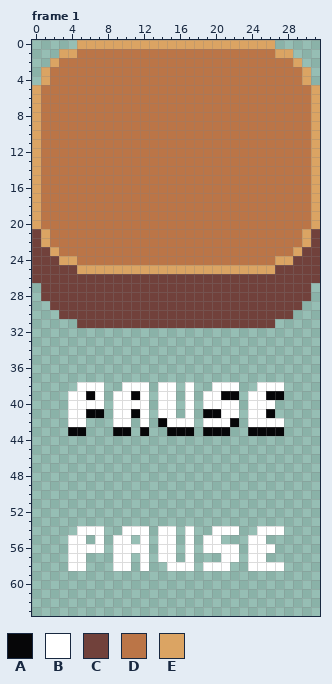
One commit to this pixel-art file: assets/UI.ase. The picture above was drawn from the file before the commit.
32x64 pixels, 3 frames. Shown: frame 1. The commit also changed other frames, which this record leaves out.
Palette (. is transparent): A #060608  B #ffffff  C #71413b  D #bb7547  E #dba463
Pixels before, frame 1, first column x 0:
 0 .....EEEEEEEEEEEEEEEEEEEEEE.....
 1 ...EEDDDDDDDDDDDDDDDDDDDDDDEE...
 2 ..EDDDDDDDDDDDDDDDDDDDDDDDDDDE..
 3 .EDDDDDDDDDDDDDDDDDDDDDDDDDDDDE.
 4 .EDDDDDDDDDDDDDDDDDDDDDDDDDDDDE.
 5 EDDDDDDDDDDDDDDDDDDDDDDDDDDDDDDE
 6 EDDDDDDDDDDDDDDDDDDDDDDDDDDDDDDE
 7 EDDDDDDDDDDDDDDDDDDDDDDDDDDDDDDE
 8 EDDDDDDDDDDDDDDDDDDDDDDDDDDDDDDE
 9 EDDDDDDDDDDDDDDDDDDDDDDDDDDDDDDE
10 EDDDDDDDDDDDDDDDDDDDDDDDDDDDDDDE
11 EDDDDDDDDDDDDDDDDDDDDDDDDDDDDDDE
12 EDDDDDDDDDDDDDDDDDDDDDDDDDDDDDDE
13 EDDDDDDDDDDDDDDDDDDDDDDDDDDDDDDE
14 EDDDDDDDDDDDDDDDDDDDDDDDDDDDDDDE
15 EDDDDDDDDDDDDDDDDDDDDDDDDDDDDDDE
16 EDDDDDDDDDDDDDDDDDDDDDDDDDDDDDDE
17 EDDDDDDDDDDDDDDDDDDDDDDDDDDDDDDE
18 EDDDDDDDDDDDDDDDDDDDDDDDDDDDDDDE
19 EDDDDDDDDDDDDDDDDDDDDDDDDDDDDDDE
20 EDDDDDDDDDDDDDDDDDDDDDDDDDDDDDDE
21 CEDDDDDDDDDDDDDDDDDDDDDDDDDDDDEC
22 CEDDDDDDDDDDDDDDDDDDDDDDDDDDDDEC
23 CCEDDDDDDDDDDDDDDDDDDDDDDDDDDECC
24 CCCEEDDDDDDDDDDDDDDDDDDDDDDEECCC
25 CCCCCEEEEEEEEEEEEEEEEEEEEEECCCCC
26 CCCCCCCCCCCCCCCCCCCCCCCCCCCCCCCC
27 .CCCCCCCCCCCCCCCCCCCCCCCCCCCCCC.
28 .CCCCCCCCCCCCCCCCCCCCCCCCCCCCCC.
29 ..CCCCCCCCCCCCCCCCCCCCCCCCCCCC..
30 ...CCCCCCCCCCCCCCCCCCCCCCCCCC...
31 .....CCCCCCCCCCCCCCCCCCCCCC.....
32 ................................
33 ................................
34 ................................
35 ................................
36 ................................
37 ................................
38 .....BBB..BBB.BB.B..BBB..BBB....
39 ....BBAB.BBAB.BB.B.BBAA.BBAA....
40 ....BBBB.BBBB.BB.B.BBBB.BBB.....
41 ....BBAA.BBAB.BB.B.AABB.BBA.....
42 ....BB...BB.B.ABBB.BBBA.BBBB....
43 ....AA...AA.A..AAA.AAA..AAAA....
44 ................................
45 ................................
46 ................................
47 ................................
48 ................................
49 ................................
50 ................................
51 ................................
52 ................................
53 ................................
54 .....BBB..BBB.BB.B..BBB..BBB....
55 ....BB.B.BB.B.BB.B.BB...BB......
56 ....BBBB.BBBB.BB.B.BBBB.BBB.....
57 ....BB...BB.B.BB.B...BB.BB......
58 ....BB...BB.B..BBB.BBB..BBBB....
After the commit:
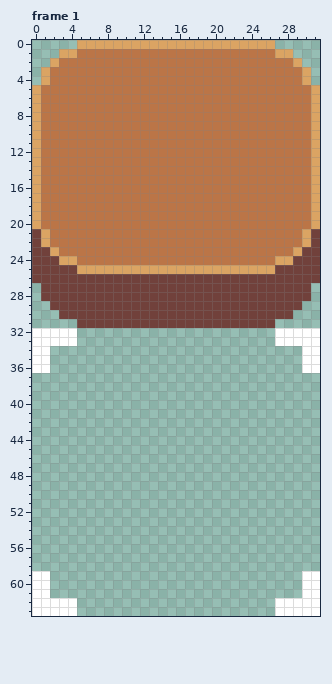
What changed:
Frame 1:
y 32..33: x 0..4 ..... -> BBBBB; x 27..31 ..... -> BBBBB
y 34..36: x 0..1 .. -> BB; x 30..31 .. -> BB
y 38: x 5..7 BBB -> ...; x 10..12 BBB -> ...; x 14..15 BB -> ..; x 17 B -> .; x 20..22 BBB -> ...; x 25..27 BBB -> ...
y 39: x 4..7 BBAB -> ....; x 9..12 BBAB -> ....; x 14..15 BB -> ..; x 17 B -> .; x 19..22 BBAA -> ....; x 24..27 BBAA -> ....
y 40: x 4..7 BBBB -> ....; x 9..12 BBBB -> ....; x 14..15 BB -> ..; x 17 B -> .; x 19..22 BBBB -> ....; x 24..26 BBB -> ...
y 41: x 4..7 BBAA -> ....; x 9..12 BBAB -> ....; x 14..15 BB -> ..; x 17 B -> .; x 19..22 AABB -> ....; x 24..26 BBA -> ...
y 42: x 4..5 BB -> ..; x 9..10 BB -> ..; x 12 B -> .; x 14..17 ABBB -> ....; x 19..22 BBBA -> ....; x 24..27 BBBB -> ....
y 43: x 4..5 AA -> ..; x 9..10 AA -> ..; x 12 A -> .; x 15..17 AAA -> ...; x 19..21 AAA -> ...; x 24..27 AAAA -> ....
y 54: x 5..7 BBB -> ...; x 10..12 BBB -> ...; x 14..15 BB -> ..; x 17 B -> .; x 20..22 BBB -> ...; x 25..27 BBB -> ...
y 55: x 4..5 BB -> ..; x 7 B -> .; x 9..10 BB -> ..; x 12 B -> .; x 14..15 BB -> ..; x 17 B -> .; x 19..20 BB -> ..; x 24..25 BB -> ..
y 56: x 4..7 BBBB -> ....; x 9..12 BBBB -> ....; x 14..15 BB -> ..; x 17 B -> .; x 19..22 BBBB -> ....; x 24..26 BBB -> ...
y 57: x 4..5 BB -> ..; x 9..10 BB -> ..; x 12 B -> .; x 14..15 BB -> ..; x 17 B -> .; x 21..22 BB -> ..; x 24..25 BB -> ..
y 58: x 4..5 BB -> ..; x 9..10 BB -> ..; x 12 B -> .; x 15..17 BBB -> ...; x 19..21 BBB -> ...; x 24..27 BBBB -> ....
y 59..61: x 0..1 .. -> BB; x 30..31 .. -> BB
y 62..63: x 0..4 ..... -> BBBBB; x 27..31 ..... -> BBBBB
